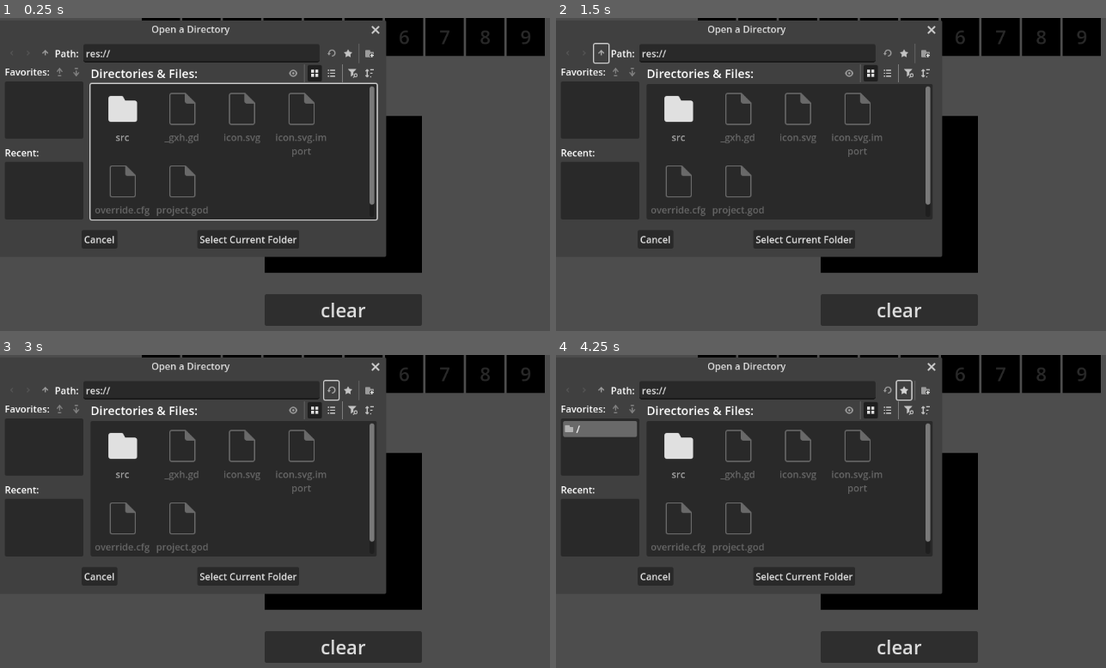
Above: before the commit, frames 1-4 (two rows, left to right).
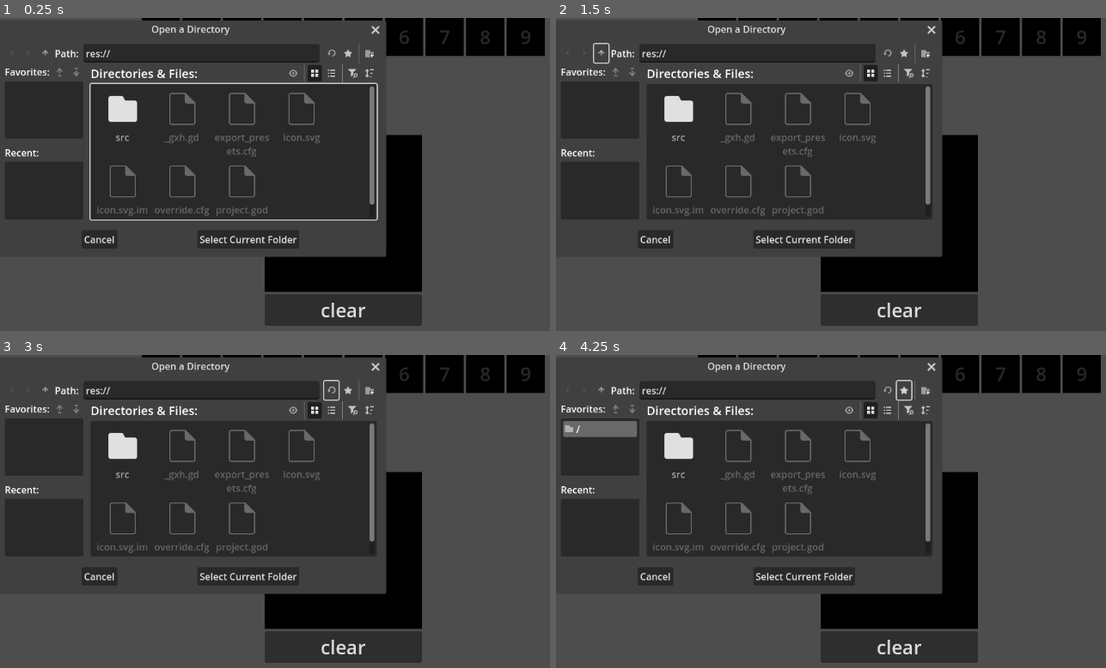
Above: after the commit, the same moments.

Repository: AI-MED-AGH/handwritten-digits-recognizer
Game: Godot game, scene res://src/main.tscn
Same seed, same stepped clock (60 frames per second), same inputs: the game is played once before the commit and once after it.
Inputs (mouse positions are in pixels of both pictures, inside the frame that each line leads up to):
- Up to frame 1 (0.25 s): no input
- Up to frame 2 (1.5 s): click (600, 52) at 0.5 s; click (600, 52) at 1.25 s
- Up to frame 3 (3 s): click "clear" at 2 s; click (330, 389) at 2.75 s
- Up to frame 4 (4.25 s): click (902, 389) at 3.5 s

The runs differ from the first frame. In frame 1, 2.8% of the frame differs, in the area x 17-77%, y 31-88%; in frame 2, 2.8%; in frame 3, 2.8%; in frame 4, 2.8%.

Commit message:
Add export preset

Diff:
--- a/godot_project/src/main.tscn
+++ b/godot_project/src/main.tscn
@@ -76,9 +76,8 @@
 clip_contents = true
 custom_minimum_size = Vector2(28, 28)
 layout_mode = 0
-offset_top = -32.0
 offset_right = 28.0
-offset_bottom = -4.0
+offset_bottom = 28.0
 scale = Vector2(12, 12)
 script = ExtResource("2_5q4o7")
 pen_color = Color(1, 1, 1, 1)
Not shown, added: godot_project/export_presets.cfg
Not shown, changed: godot_project/.gitignore
